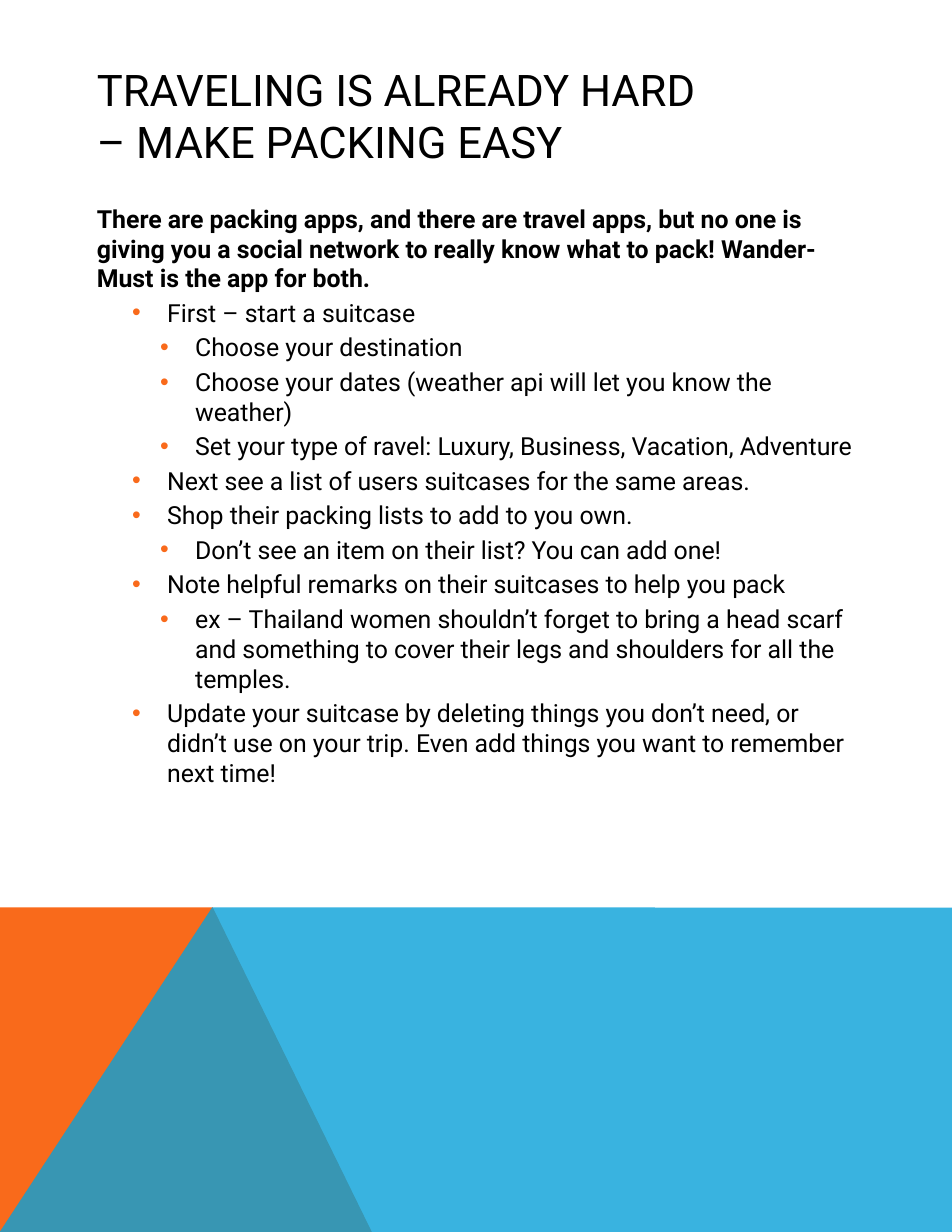
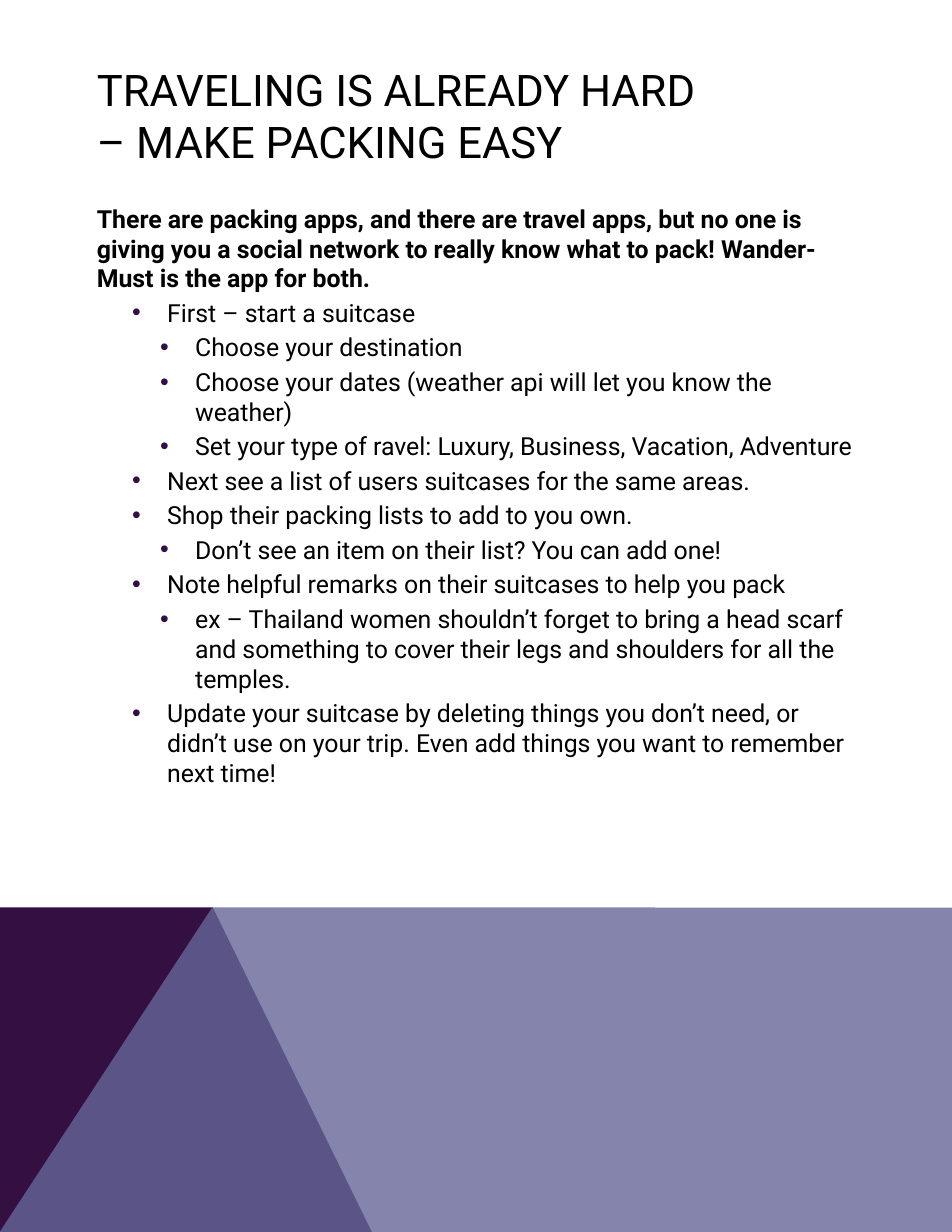
Before and after one commit to v-maxjohnson/Wander-Must, a slide deck: slide 2 of WanderMust_Proposal.pptx. Drawn at 952x1232 pixels with LibreOffice and Linux fonts; fonts in the diff are those of the drawing. Boxes give left, top, right and bottom in pixels: in the first picture for what was removed or moved away, otherwise in the second. Text is boxed around its words. In the diff, an @@ line names an element or a change of style, - is before the commit and + after.

```diff
--- a/WanderMust_Proposal.pptx
+++ b/WanderMust_Proposal.pptx
@@ text at bbox=[167, 304, 852, 783]: bullet colour #F96A1B to #330F42 @@
@@ freeform shape at bbox=[0, 907, 372, 1232]: fill #F96A1B to #330F42 @@
@@ freeform shape at bbox=[0, 907, 952, 1232]: fill #08A1D9 at 80% opacity to #666699 at 80% opacity @@
```
Also in this commit, not shown: 8 other slides changed, 1 slide added, 9 other files.
